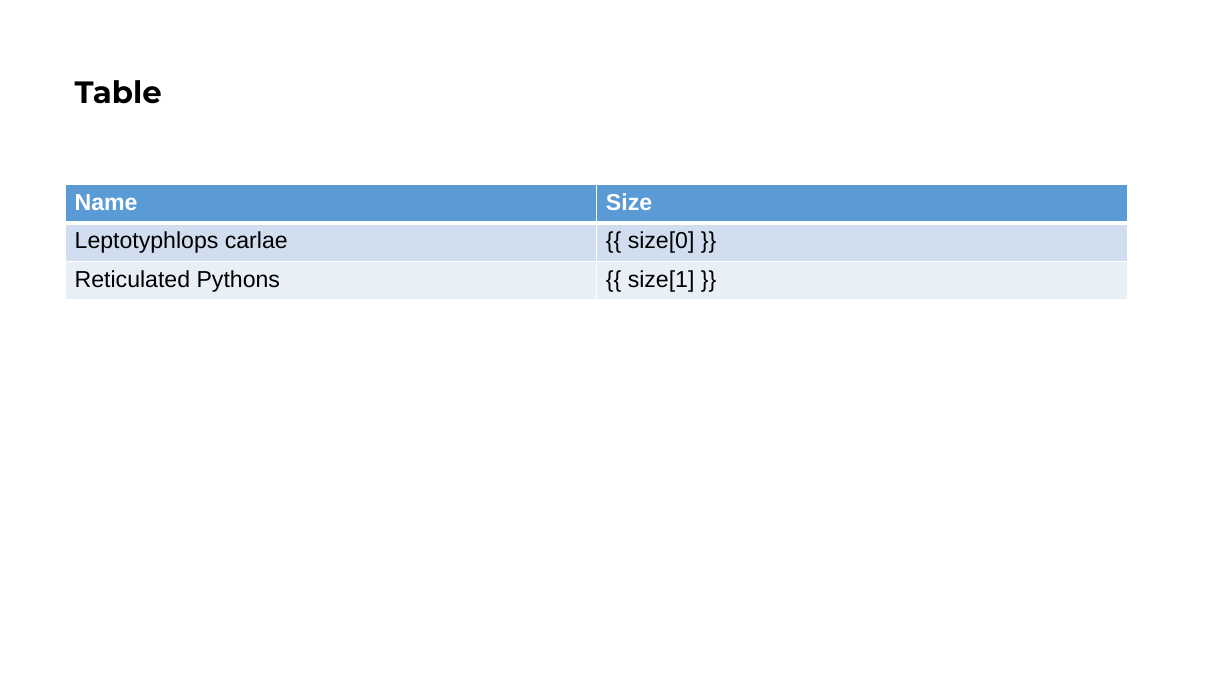
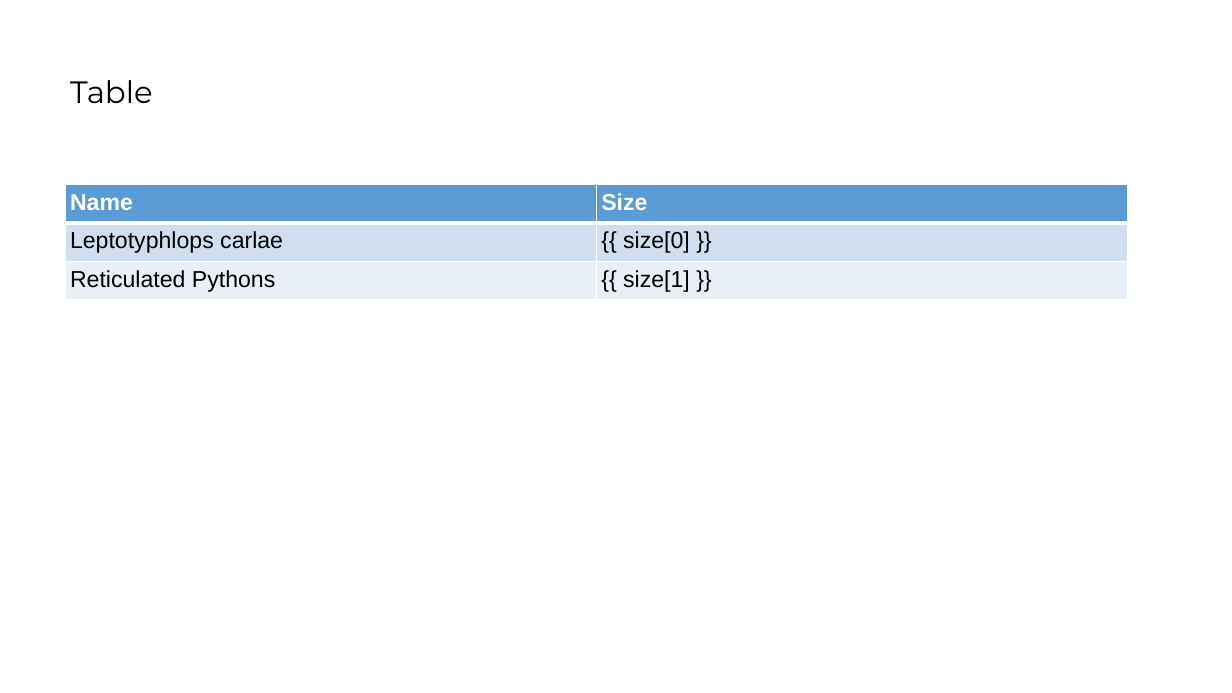
Before and after one commit to Thykof/template-pptx-jinja, a slide deck: slide 4 of example/template.pptx. Drawn at 1232x693 pixels with LibreOffice and Linux fonts; fonts in the diff are those of the drawing. Boxes give left, top, right and bottom in pixels: in the first picture for what was removed or moved away, otherwise in the second. Text is boxed around its words. In the diff, an @@ line names an element or a change of style, - is before the commit and + after.

Commit message:
My filling table

```diff
--- a/example/template.pptx
+++ b/example/template.pptx
@@ title "Table" at box(70, 80, 153, 103): bold off @@
@@ table at box(66, 185, 1128, 300) @@
@@ fill #D2DEEF to #D0DEEF in row 2 @@
@@ fill #EAEFF7 to #E9EFF7 in row 3 @@
```
Also in this commit, not shown: 2 other slides changed, 1 slide added, 2 other files.
